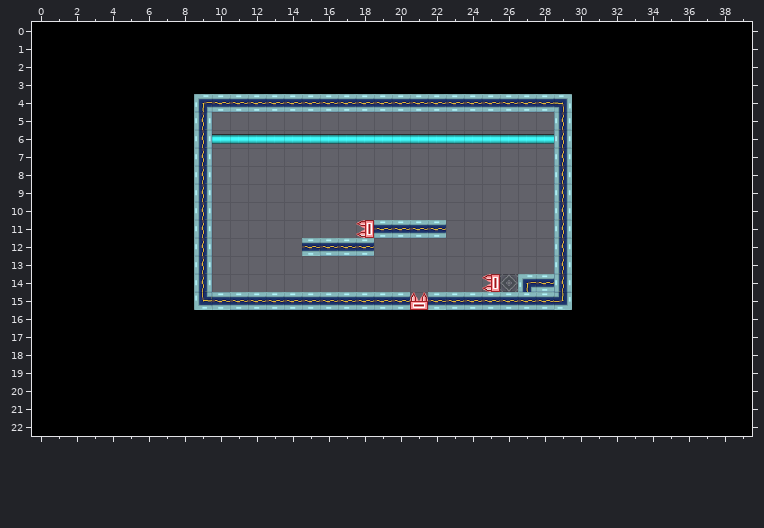
Two versions of a level (Tiled map, core/assets/level_1-5.tmx). The picture above is the old version.
Cells are 32x32 px. Shown: x 0..39, y 0..22.
After the commit:
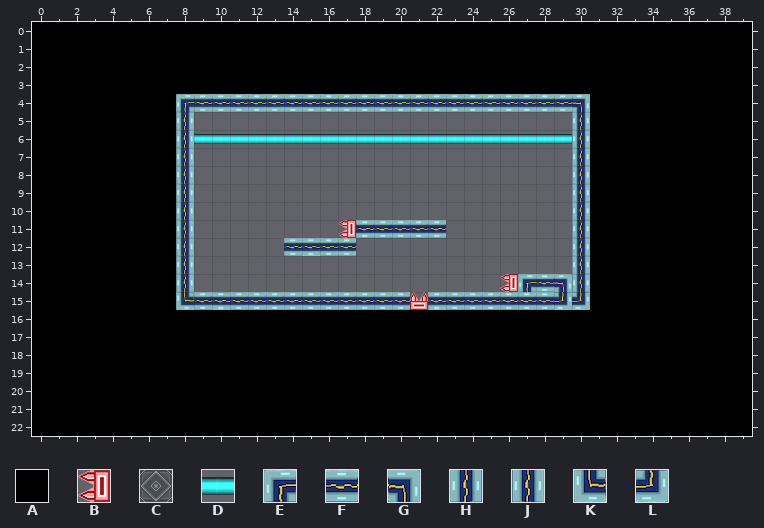
Key: from "tileset": A 1, B 5, C 34, D 68, E 96, F 97, G 98, H 128, J 130, K 160, L 162.
_ is an empty cell.
What changed:
Layer "background":
Tile D now appears in row 6 at x 9 and 29.
The author cleared the tile that lay hidden in row 12 at x 18.
Layer "platforms":
The author changed tile C to tile B in row 14 at x 26.
Tile B now appears in row 11 at x 17.
The author changed tile A to tile E in row 4 at x 8.
The author changed tile B to tile F in row 11 at x 18.
The author changed tile E to tile F in row 4 at x 9.
The author changed tile G to tile F in row 4 at x 29.
The author changed tile K to tile F in row 15 at x 9.
Tile F now appears in row 12 at x 14.
The author changed tile A to tile G in row 4 at x 30.
The author changed tile J to tile G in row 14 at x 29.
The author changed tile A to tile J in rows 5 to 14 at x 8 and 30.
The author changed tile A to tile K in row 15 at x 8.
The author changed tile A to tile L in row 15 at x 30.
The author cleared tile B in row 14 at x 25.
The author cleared tile F in row 12 at x 18.
The author cleared tile H in rows 5 to 14 at x 9.
The author cleared tile J in rows 5 to 13 at x 29.
Where, in picture pixels (left, top, right, bottom), the same in both pictures:
changed: (176, 94, 212, 310)
changed: (554, 94, 590, 310)
changed: (338, 220, 374, 256)
added: (284, 238, 302, 256)
changed: (482, 274, 518, 292)
